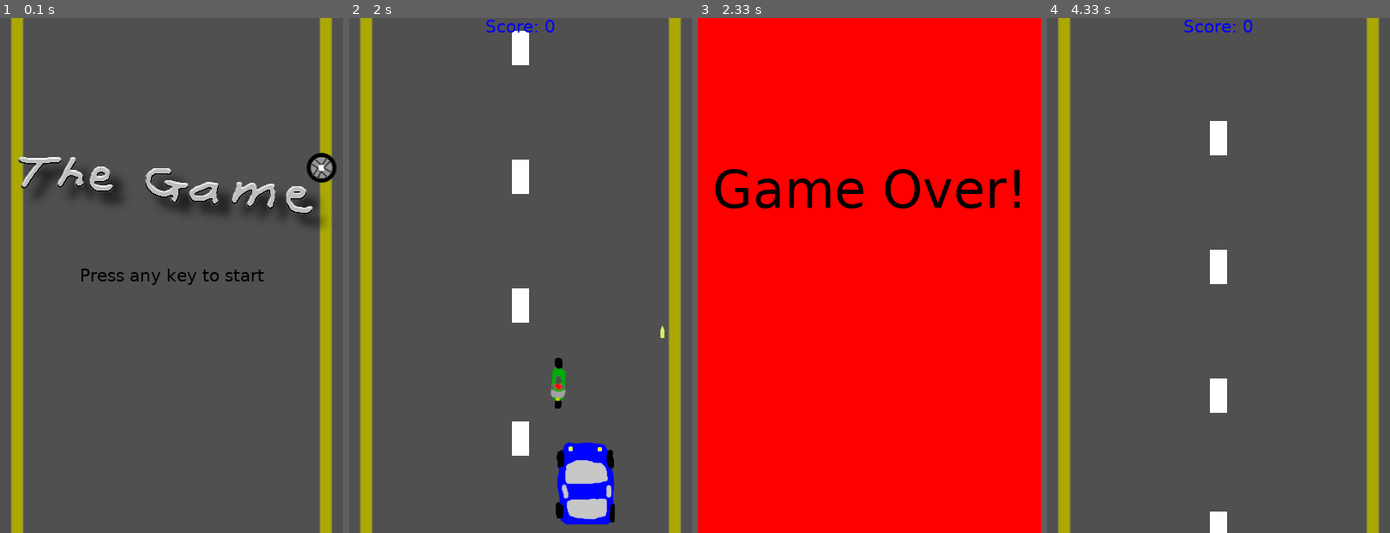
Above: before the commit, frames 1-4 (left to right).
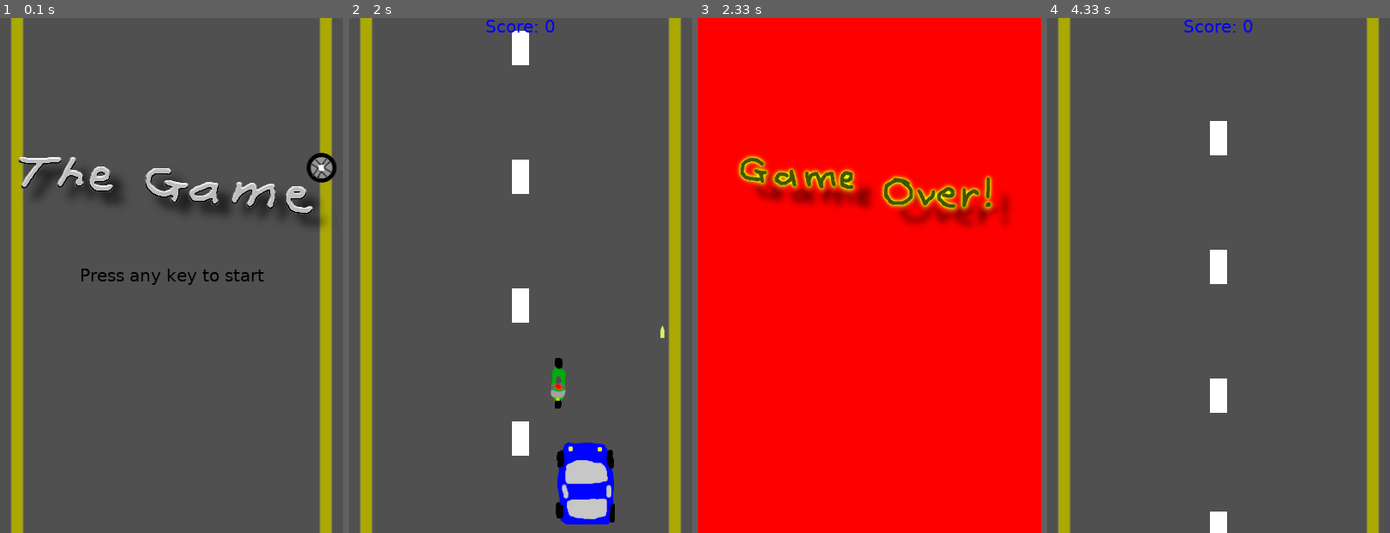
Above: after the commit, the same moments.

Repository: mnguyen4/learning-py-game
Game: pygame game, started from src/game_main_2.py
Two runs of this game, one before a commit and one after it. Both use one fixed random seed, a clock stepped at 60 frames per second and the inputs below.
Inputs:
- Up to frame 1 (0.1 s): no input
- Up to frame 2 (2 s): tap Space at 0.33, 0.73, 1.03, 1.23, 1.53, 1.73 s; hold Right 0.67-1.13 s; hold Right 1.17-1.63 s; hold Left from 1.67 s (still down)
- Up to frame 3 (2.33 s): tap Space at 2.03 s; release Left at 2.2 s
- Up to frame 4 (4.33 s): no input

Frames 1-2 are identical in both runs. In frame 3, 5.5% of the frame differs, in the area x 5-94%, y 26-41%; in frame 4, nothing differs.

Commit message:
Game over, man. Game over.

Diff:
--- a/src/characters.py
+++ b/src/characters.py
@@ -85,5 +85,9 @@
         self.surf = pygame.Surface((400, 100))
         self.rect = self.surf.get_rect(center=(game_state.SCREEN_WIDTH / 2, game_state.SCREEN_HEIGHT / 3))
 
-    def draw(self, surface):
-        surface.blit(self.image, self.rect)
+class GameOver(pygame.sprite.Sprite):
+    def __init__(self):
+        super().__init__()
+        self.image = game_state.GAMEOVER_IMG
+        self.surf = pygame.Surface((400, 100))
+        self.rect = self.surf.get_rect(center=(game_state.SCREEN_WIDTH / 2, game_state.SCREEN_HEIGHT / 3))
--- a/src/game_main_2.py
+++ b/src/game_main_2.py
@@ -10,9 +10,8 @@
 pygame.init()
 fps = pygame.time.Clock()
 # setting font
-font = pygame.font.SysFont("Verdana", 60)
 font_small = pygame.font.SysFont("Verdana", 20)
-game_over = font.render("Game Over!", True, game_state.BLACK)
+game_over = GameOver()
 background = pygame.image.load("resources/background.png")
 # create display surface
 DISPLAY_SURF = pygame.display.set_mode((game_state.SCREEN_WIDTH, game_state.SCREEN_HEIGHT))
@@ -68,7 +67,7 @@
     if pygame.sprite.spritecollideany(p1, enemies):
         pygame.mixer.Sound("resources/pop.wav").play()
         DISPLAY_SURF.fill(game_state.RED)
-        DISPLAY_SURF.blit(game_over, game_over.get_rect(center=(game_state.SCREEN_WIDTH / 2, game_state.SCREEN_HEIGHT / 3)))
+        DISPLAY_SURF.blit(game_over.image, game_over.rect)
         pygame.display.update()
         for entity in all_sprites:
             entity.kill()
--- a/src/game_state.py
+++ b/src/game_state.py
@@ -60,3 +60,4 @@
 LANE_IMG = pygame.image.load("resources/lane.png")
 PLAYER_IMG = pygame.image.load("resources/car1.png")
 TITLE_IMG = pygame.image.load("resources/title.png")
+GAMEOVER_IMG = pygame.image.load("resources/gameover.png")
Binary file added: resources/gameover.png
